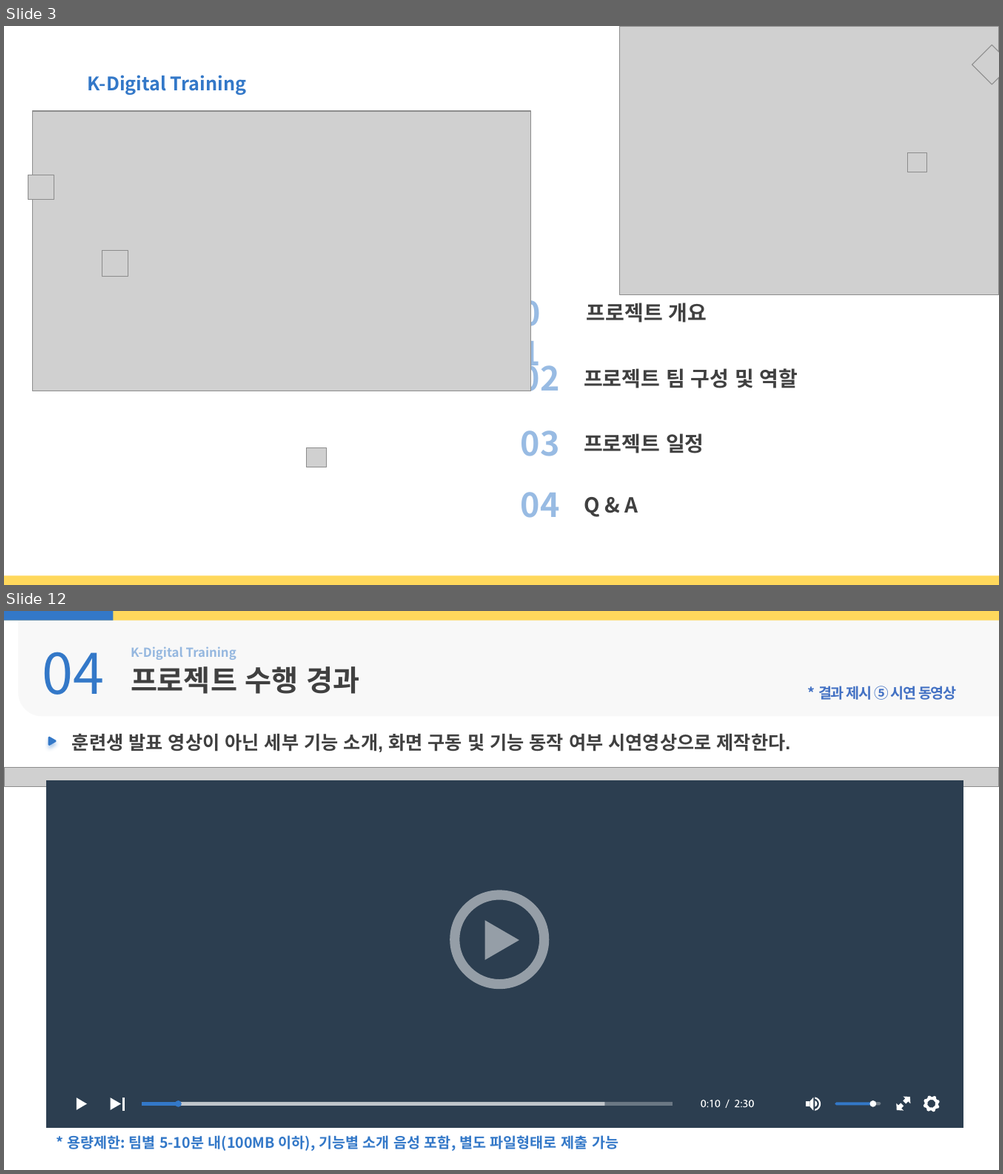
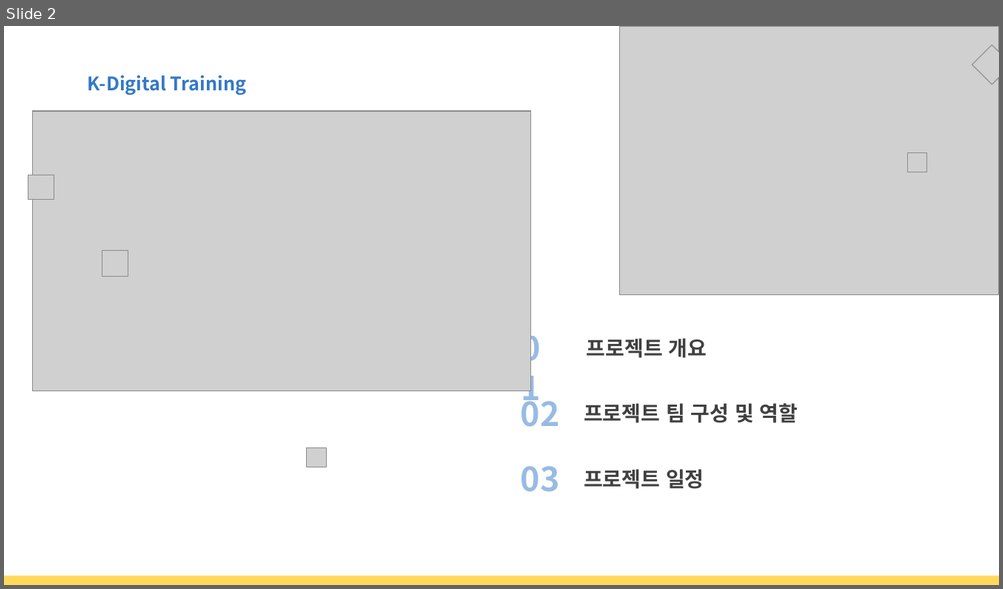
Before and after one commit to seojin0806/html_teamproject, a slide deck: 문서/제안서발표자료(수정중).pptx. Shown one above the other, each under a label of ours: slides 3 and 12 before the commit, slide 2 after it; the slides between them are not shown. The pictures are 1003x1174 and 1003x589 pixels, drawn with LibreOffice and Linux fonts; fonts in the diff are those of the drawing; grey boxes stand for pictures; background and template pictures are left out. Boxes give left, top, right and bottom in pixels: in the first picture for what was removed or moved away, otherwise in the second. Text is boxed around its words. In the diff, an @@ line names an element or a change of style, - is before the commit and + after.

```diff
--- a/문서/제안서발표자료(수정중).pptx
+++ b/문서/제안서발표자료(수정중).pptx
@@ slide 12 removed at (x1=4, y1=611, x2=999, y2=1170), background picture (left out) @@
@@ rectangle removed at (x1=4, y1=611, x2=999, y2=620) @@
@@ rectangle removed at (x1=4, y1=611, x2=113, y2=620) @@
@@ round rect removed at (x1=18, y1=617, x2=999, y2=717) @@
@@ text removed at (x1=42, y1=652, x2=104, y2=695) @@
-04
@@ text removed at (x1=131, y1=647, x2=236, y2=660) @@
-K-Digital Training
@@ text removed at (x1=131, y1=667, x2=360, y2=694) @@
-프로젝트 수행 경과
@@ text removed at (x1=818, y1=686, x2=956, y2=700) @@
-* 결과 제시 ⑤ 시연 동영상
@@ freeform shape removed at (x1=48, y1=736, x2=57, y2=745) @@
@@ text removed at (x1=72, y1=734, x2=791, y2=752) @@
-훈련생 발표 영상이 아닌 세부 기능 소개, 화면 구동 및 기능 동작 여부 시연영상으로 제작한다.
@@ picture removed at (x1=4, y1=768, x2=999, y2=787) @@
@@ group removed at (x1=45, y1=780, x2=964, y2=1128): 30 freeform shapes @@
@@ text removed at (x1=67, y1=1136, x2=618, y2=1151) @@
-* 용량제한: 팀별 5-10분 내(100MB 이하), 기능별 소개 음성 포함, 별도 파일형태로 제출 가능
@@ what was slide 3 is now slide 2 @@
@@ slide 2 changed as well @@
@@ 4 texts moved together from (x1=514, y1=289, x2=798, y2=392) to (x1=514, y1=324, x2=798, y2=427) @@
@@ text "03" moved from (x1=521, y1=431, x2=560, y2=457) to (x1=521, y1=466, x2=560, y2=492) @@
@@ text "프로젝트 일정" moved from (x1=583, y1=434, x2=704, y2=454) to (x1=583, y1=469, x2=704, y2=489) @@
@@ text removed at (x1=521, y1=492, x2=560, y2=518) @@
-04
@@ text removed at (x1=583, y1=497, x2=637, y2=517) @@
-Q & A
```
Also in this commit, not shown: 4 other slides changed, 6 slides added, 7 other slides removed.
